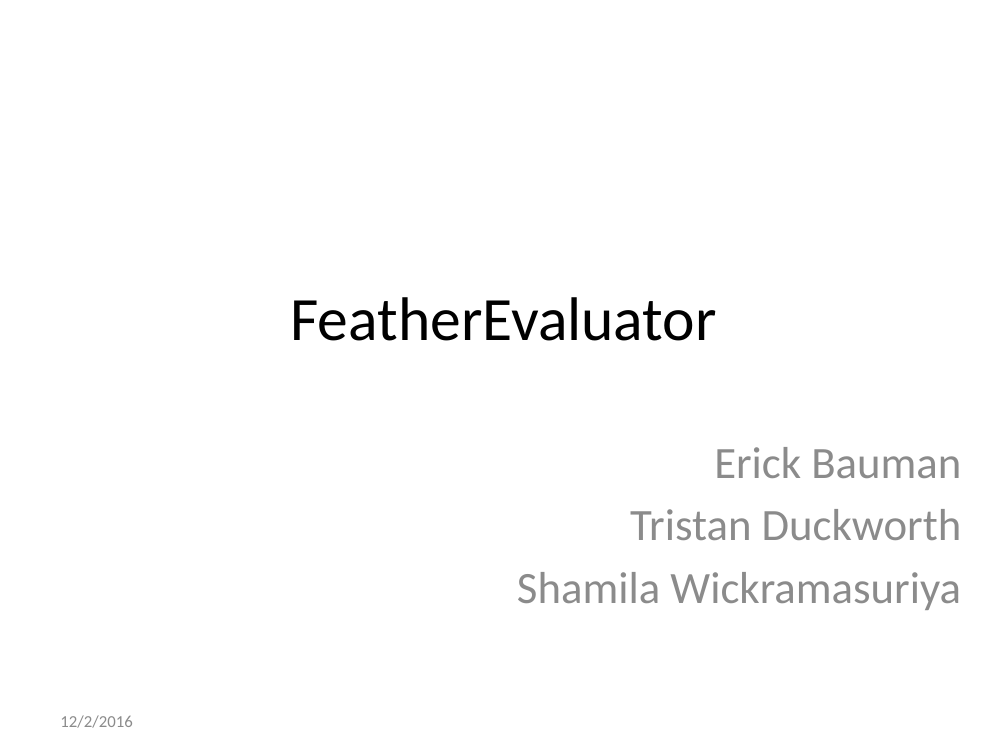
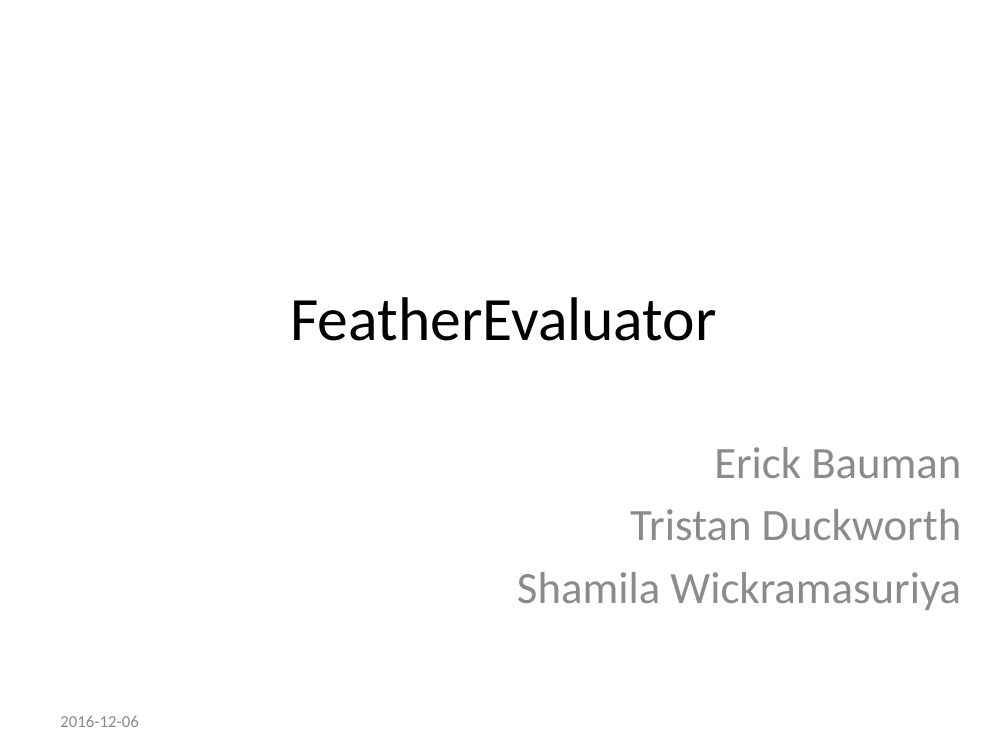
Before and after one commit to tgduckworth/FeatherEvaluator, a slide deck: slide 1 of Document/Presentation.pptx. Drawn at 1008x756 pixels with LibreOffice and Linux fonts; fonts in the diff are those of the drawing; background and template pictures are left out. Boxes give left, top, right and bottom in pixels: in the first picture for what was removed or moved away, otherwise in the second. Text is boxed around its words. In the diff, an @@ line names an element or a change of style, - is before the commit and + after.

```diff
--- a/Document/Presentation.pptx
+++ b/Document/Presentation.pptx
@@ text at box(60, 716, 138, 727): text changed @@
-12/2/2016
+2016-12-06
```
Also in this commit, not shown: 2 other slides changed, 5 slides added.
